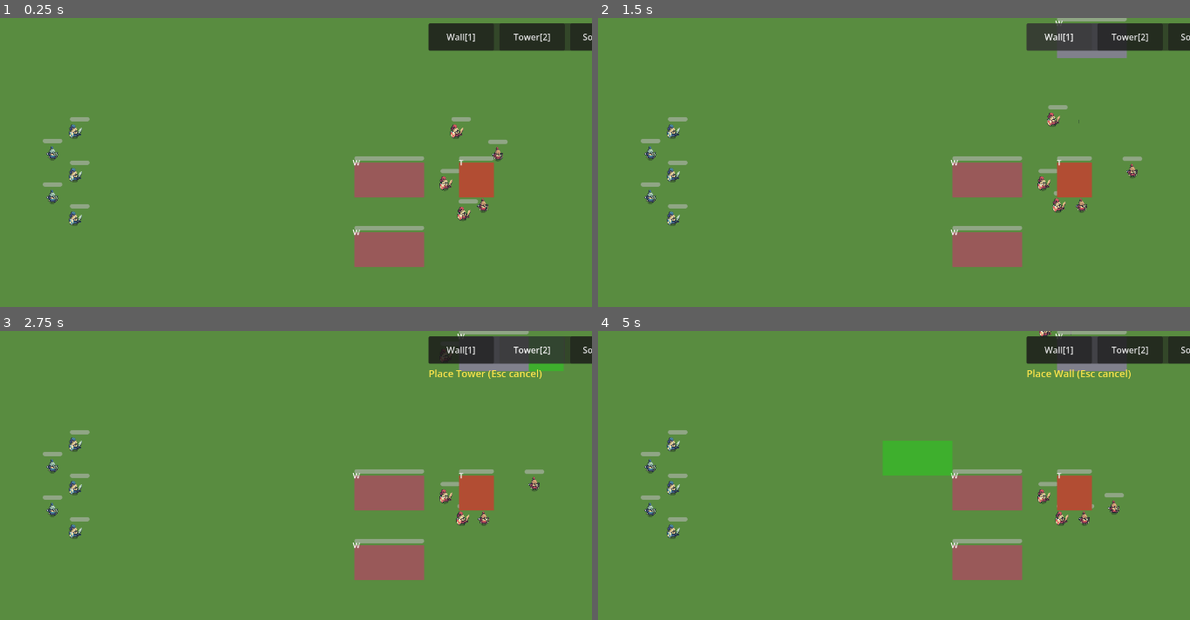
Above: before the commit, frames 1-4 (two rows, left to right).
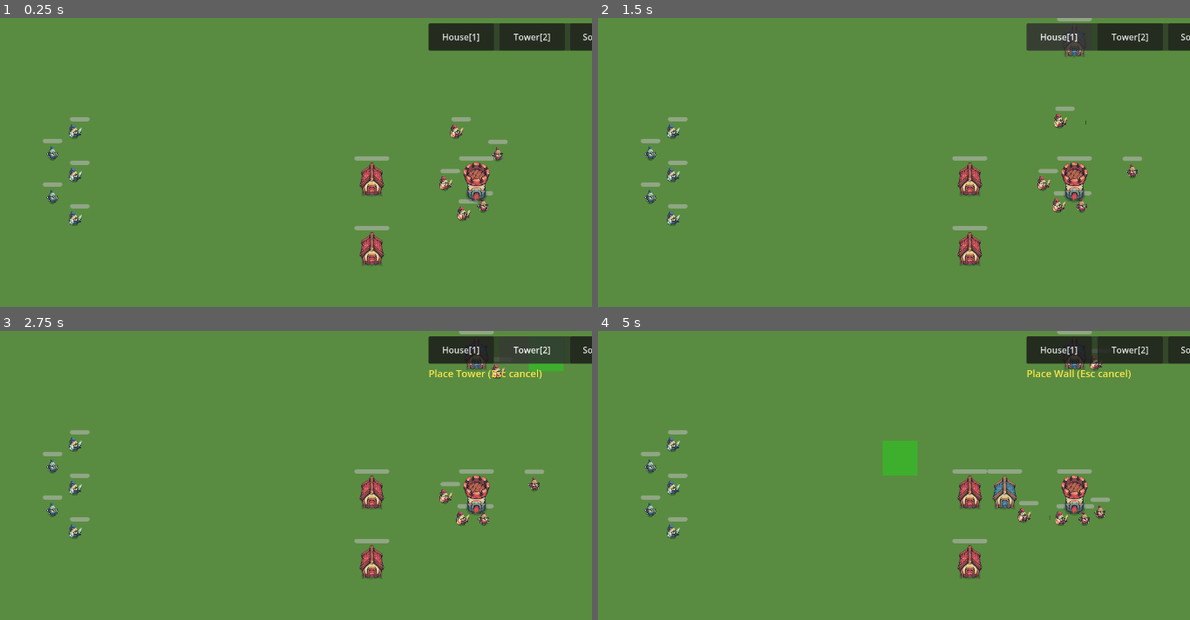
Above: after the commit, the same moments.

Repository: IguanaYu/godot_rts_start
Game: Godot game, scene res://scenes/main.tscn
Two runs of this game, one before a commit and one after it. Both use one fixed random seed, a clock stepped at 60 frames per second and the inputs below.
Inputs (mouse positions are in pixels of both pictures, inside the frame that each line leads up to):
- Up to frame 1 (0.25 s): no input
- Up to frame 2 (1.5 s): click (1059, 38) at 0.5 s, where only the run before the commit has a clickable "Wall[1]"; click (1059, 38) at 1.25 s, where only the run after the commit has a clickable "House[1]"
- Up to frame 3 (2.75 s): click "Tower[2]" at 2 s
- Up to frame 4 (5 s): tap Enter at 2.75 s; move the mouse to (994, 507) at 2.77 s; tap 1 at 2.85, 3.6, 4.55 s; click (994, 507) at 2.92 s; move the mouse to (704, 547) at 3.52 s; hold S 3.53-4.28 s; move the mouse to (911, 440) at 4.27 s; tap 2 at 4.35 s

The runs differ from the first frame. In frame 1, 3.7% of the frame differs, in the area x 59-84%, y 5-87%; in frame 2, 4.4%; in frame 3, 4.3%; in frame 4, 5.3%, in the area x 54-90%, y 0-87%.

Commit message:
替换建筑贴图为 Tiny Swords 素材包
- 箭塔使用 Tower.png，房屋使用 House1.png
- 围墙改为1x1格子，重命名为房屋
- 蓝红阵营各用对应颜色建筑贴图
- ColorRect 替换为 Sprite2D

Diff:
--- a/scenes/building.tscn
+++ b/scenes/building.tscn
@@ -9,22 +9,8 @@
 
 [node name="CollisionShape2D" type="CollisionShape2D" parent="StaticBody2D"]
 
-[node name="BodyVisual" type="ColorRect" parent="."]
-offset_left = -32.0
-offset_top = -32.0
-offset_right = 32.0
-offset_bottom = 32.0
-color = Color(0.5, 0.5, 0.55, 1)
-
-[node name="TypeLabel" type="Label" parent="BodyVisual"]
-layout_mode = 0
-offset_left = -6.0
-offset_top = -10.0
-offset_right = 14.0
-offset_bottom = 6.0
-theme_override_font_sizes/font_size = 14
-horizontal_alignment = 1
-vertical_alignment = 1
+[node name="BodySprite" type="Sprite2D" parent="."]
+scale = Vector2(0.4, 0.4)
 
 [node name="HPBar" type="ProgressBar" parent="."]
 offset_left = -32.0
--- a/scripts/building.gd
+++ b/scripts/building.gd
@@ -23,8 +23,7 @@
 
 @onready var static_body: StaticBody2D = $StaticBody2D
 @onready var collision_shape: CollisionShape2D = $StaticBody2D/CollisionShape2D
-@onready var body_visual: ColorRect = $BodyVisual
-@onready var type_label: Label = $BodyVisual/TypeLabel
+@onready var body_sprite: Sprite2D = $BodySprite
 @onready var hp_bar: ProgressBar = $HPBar
 @onready var aggro_line: Line2D = $AggroLine
 
@@ -37,7 +36,7 @@
 	match building_type:
 		BuildingType.WALL:
 			max_hp = 300
-			grid_size = Vector2i(2, 1)
+			grid_size = Vector2i(1, 1)
 		BuildingType.TOWER:
 			max_hp = 150
 			grid_size = Vector2i(1, 1)
@@ -46,16 +45,16 @@
 func _setup_visuals() -> void:
 	var pixel_size := Vector2(grid_size.x * 64, grid_size.y * 64)
 
-	# 视觉
-	body_visual.size = pixel_size
-	body_visual.position = -pixel_size / 2.0
-
+	# 贴图
+	var color_dir := "blue" if team == Team.PLAYER else "red"
 	if building_type == BuildingType.WALL:
-		body_visual.color = Color(0.5, 0.5, 0.55) if team == Team.PLAYER else Color(0.6, 0.35, 0.35)
-		type_label.text = "W"
+		var tex := load("res://assets/buildings/%s_house/House1.png" % color_dir)
+		if tex and body_sprite:
+			body_sprite.texture = tex
 	else:
-		body_visual.color = Color(0.6, 0.4, 0.2) if team == Team.PLAYER else Color(0.7, 0.3, 0.2)
-		type_label.text = "T"
+		var tex := load("res://assets/buildings/%s_tower/Tower.png" % color_dir)
+		if tex and body_sprite:
+			body_sprite.texture = tex
 
 	# 碰撞
 	var shape := RectangleShape2D.new()
--- a/scripts/main.gd
+++ b/scripts/main.gd
@@ -59,7 +59,7 @@
 	panel.add_child(hbox)
 
 	var buttons_data := [
-		{"mode": PlaceMode.WALL, "text": "Wall[1]", "key": KEY_1},
+		{"mode": PlaceMode.WALL, "text": "House[1]", "key": KEY_1},
 		{"mode": PlaceMode.TOWER, "text": "Tower[2]", "key": KEY_2},
 		{"mode": PlaceMode.SOLDIER, "text": "Soldier[3]", "key": KEY_3},
 		{"mode": PlaceMode.ARCHER, "text": "Archer[4]", "key": KEY_4},
@@ -155,7 +155,7 @@
 	# 获取建筑网格大小
 	var gsize: Vector2i
 	if type == BuildingScript.BuildingType.WALL:
-		gsize = Vector2i(2, 1)
+		gsize = Vector2i(1, 1)
 	else:
 		gsize = Vector2i(1, 1)
 
@@ -263,7 +263,7 @@
 	var gpos := snap_to_grid(mouse_pos)
 	var gsize: Vector2i
 	if place_mode == PlaceMode.WALL:
-		gsize = Vector2i(2, 1)
+		gsize = Vector2i(1, 1)
 	else:
 		gsize = Vector2i(1, 1)
 
@@ -351,7 +351,7 @@
 	match place_mode:
 		PlaceMode.WALL:
 			var gpos := snap_to_grid(click_pos)
-			if is_grid_free(gpos, Vector2i(2, 1)):
+			if is_grid_free(gpos, Vector2i(1, 1)):
 				_place_building(BuildingScript.BuildingType.WALL, BuildingScript.Team.PLAYER, gpos)
 		PlaceMode.TOWER:
 			var gpos := snap_to_grid(click_pos)
Binary file added: assets/buildings/blue_house/House1.png
Not shown, added: assets/buildings/blue_house/House1.png.import
Binary file added: assets/buildings/blue_tower/Tower.png
Not shown, added: assets/buildings/blue_tower/Tower.png.import
Binary file added: assets/buildings/red_house/House1.png
Not shown, added: assets/buildings/red_house/House1.png.import
Binary file added: assets/buildings/red_tower/Tower.png
Not shown, added: assets/buildings/red_tower/Tower.png.import
